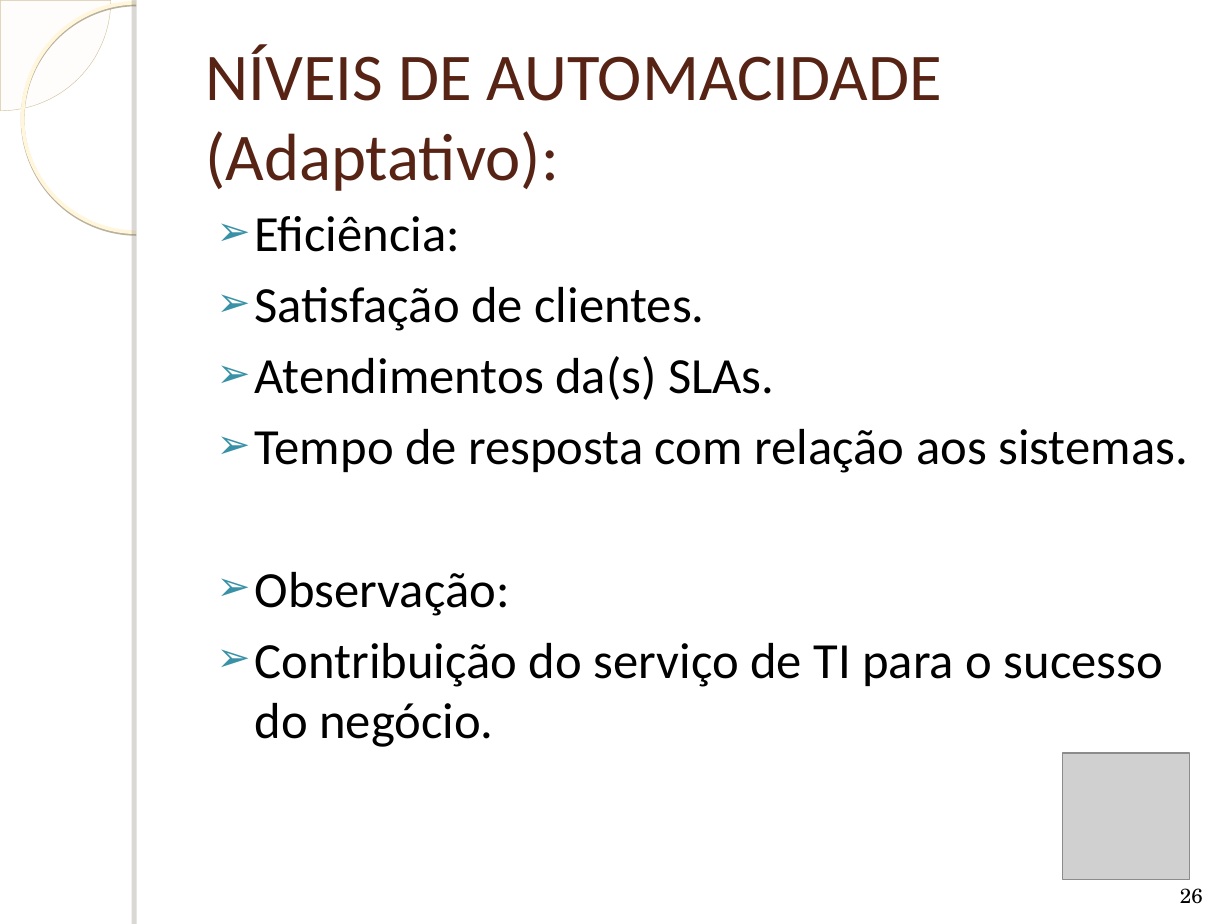
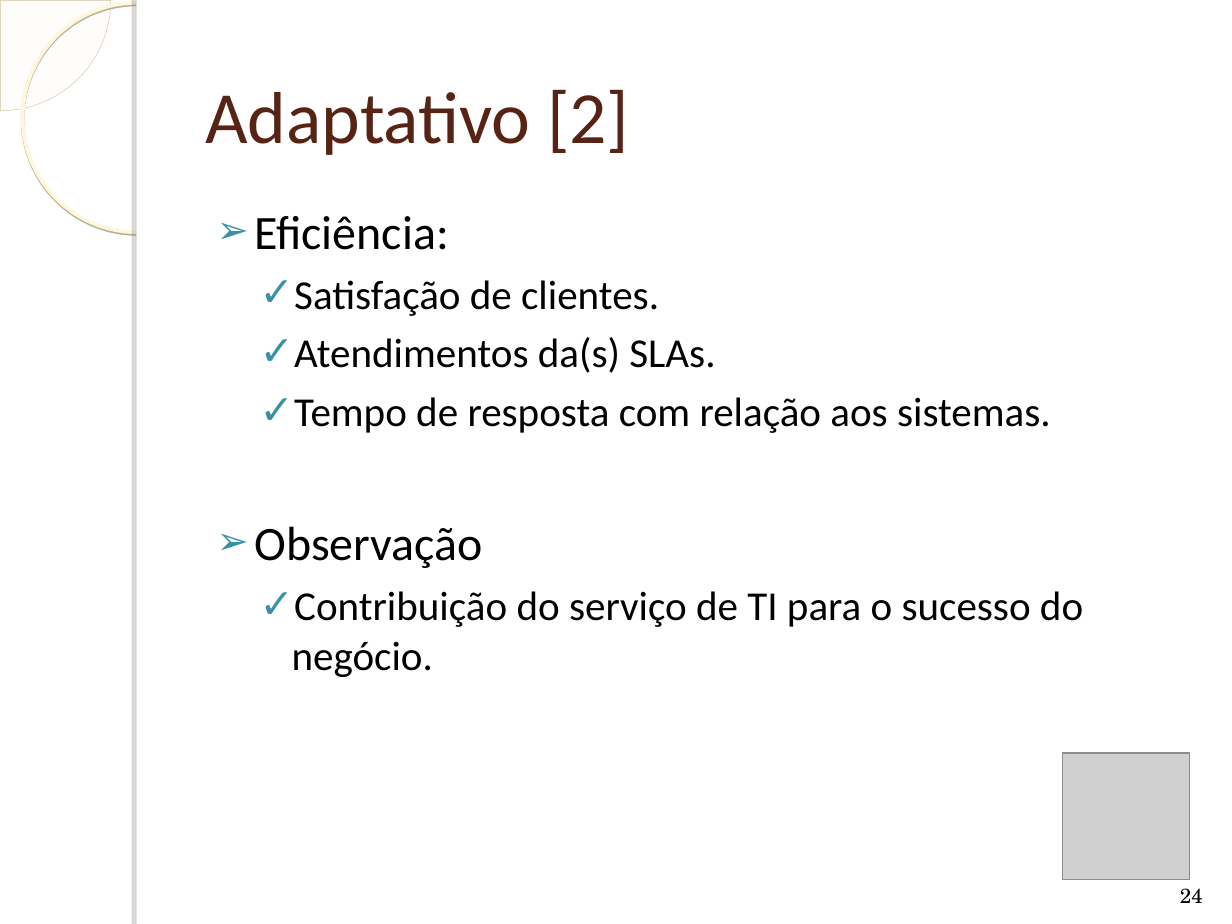
Before and after one commit to humbertogaliza/relatorio-mob655, a slide deck: slide 24 of Apresentação Redes Autonômicas.ppt (slide 26 before the commit). Drawn at 1232x924 pixels with LibreOffice and Linux fonts; fonts in the diff are those of the drawing; grey boxes stand for pictures; background and template pictures are left out. Boxes give left, top, right and bottom in pixels: in the first picture for what was removed or moved away, otherwise in the second. Text is boxed around its words. In the diff, an @@ line names an element or a change of style, - is before the commit and + after.

```diff
--- a/Apresentação Redes Autonômicas.ppt
+++ b/Apresentação Redes Autonômicas.ppt
@@ title at (205,89,629,155): text changed; size 39 to 43 pt @@
-NÍVEIS DE AUTOMACIDADE
-(Adaptativo):
+Adaptativo [2]
@@ text at (255,216,1083,677): size 29.6 to 28 pt in "Eficiência:"; size 29.6 to 24 pt in "Satisfação de clientes.", "Atendimentos da(s) SLAs.", "Tempo de resposta com relação aos sistemas.", "Contribuição do serviço de TI para o ..."; bullet ➢ to ✓; list level 1 to 2 in "Satisfação de clientes."; list level 1 to 2 in "Atendimentos da(s) SLAs."; list level 1 to 2 in "Tempo de resposta com relação ..."; list level 1 to 2 in "Contribuição do serviço de TI ..." @@
@@ text at (255,526,483,568): text changed; size 29.6 to 28 pt @@
-➢ Observação:
+➢ Observação
@@ page number at (1180,888,1203,903): text changed @@
-26
+24
```
Also in this commit, not shown: 18 other slides changed, 3 slides added, 3 slides removed, 2 other files.
